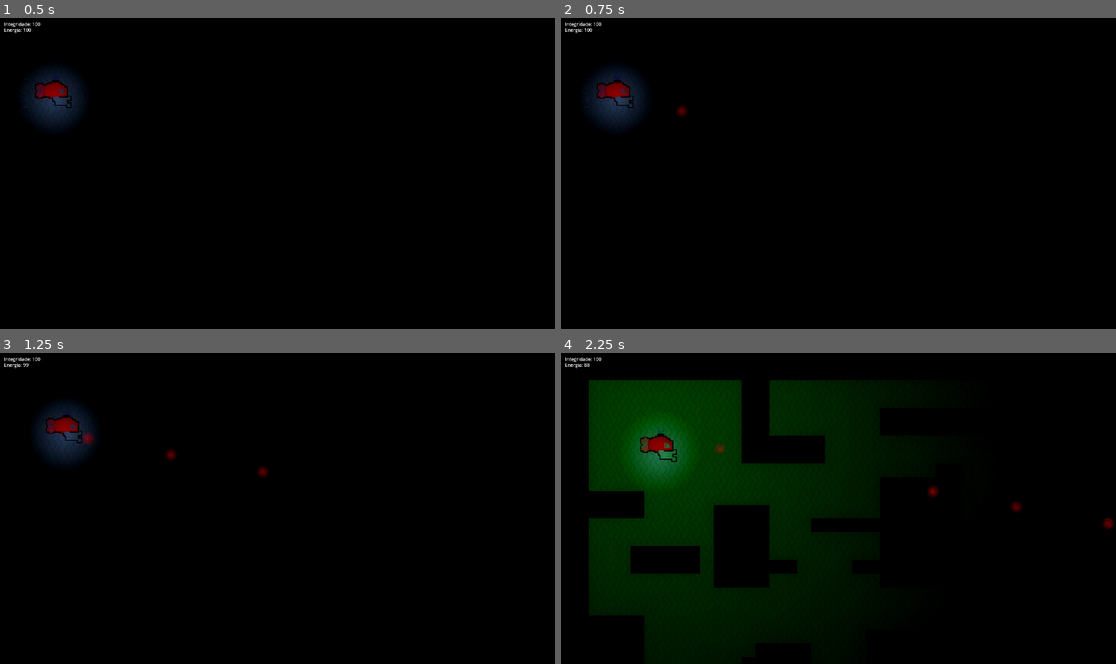
Above: before the commit, frames 1-4 (two rows, left to right).
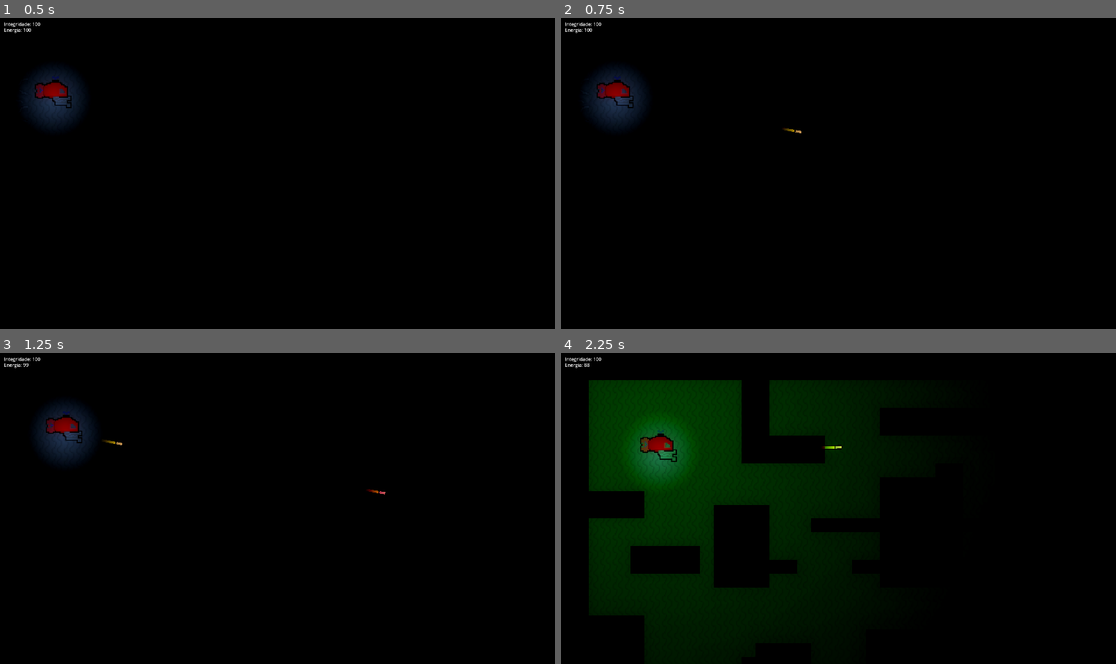
Above: after the commit, the same moments.

Repository: LitheFulminare/subechoXP3
Game: Godot game, scene res://Scenes/Layouts/Main 1.tscn
Two runs of this game, one before a commit and one after it. Both use one fixed random seed, a clock stepped at 60 frames per second and the inputs below.
Inputs (mouse positions are in pixels of both pictures, inside the frame that each line leads up to):
- Up to frame 1 (0.5 s): no input
- Up to frame 2 (0.75 s): tap Enter at 0.5 s; move the mouse to (960, 157) at 0.52 s; press the mouse at (960, 157) at 0.53 s; hold D (Right) from 0.53 s (still down)
- Up to frame 3 (1.25 s): keep holding D (Right)
- Up to frame 4 (2.25 s): move the mouse to (727, 524) at 1.27 s; release D (Right) at 1.28 s; release the mouse at (727, 524) at 1.28 s; hold S (Down) 1.28-2.03 s; tap F (Sonar) at 1.35 s; move the mouse to (894, 440) at 2.02 s; press the mouse at (894, 440) at 2.03 s; hold D (Right) from 2.03 s (still down)

Frame 1 is identical in both runs. In frame 2, less than 0.1% of the frame differs, in the area x 20-44%, y 28-38%; in frame 3, 0.2%; in frame 4, 0.3%, in the area x 27-100%, y 29-57%.

Commit message:
sprite e luz do projetil

Diff:
--- a/Scenes/Player_e_misc/Particulas e projéteis/Tiro 1.gd
+++ b/Scenes/Player_e_misc/Particulas e projéteis/Tiro 1.gd
@@ -1,6 +1,6 @@
 extends Area2D
 
-var speed = 1000
+var speed = 3000
 
 var direction = Vector2.ZERO
 
--- a/Scenes/Player_e_misc/Particulas e projéteis/Tiro 1.tscn
+++ b/Scenes/Player_e_misc/Particulas e projéteis/Tiro 1.tscn
@@ -1,18 +1,19 @@
-[gd_scene load_steps=5 format=3 uid="uid://g0ri21kidd5o"]
+[gd_scene load_steps=6 format=3 uid="uid://g0ri21kidd5o"]
 
 [ext_resource type="Script" path="res://Scenes/Player_e_misc/Particulas e projéteis/Tiro 1.gd" id="1_5r667"]
+[ext_resource type="Texture2D" uid="uid://b8xnl337pdvex" path="res://sprites/Projeteis e partículas/bala_rapida.png" id="2_58pq1"]
 
 [sub_resource type="Gradient" id="Gradient_58ohc"]
-colors = PackedColorArray(1, 0, 0, 1, 0, 0, 0, 1)
+offsets = PackedFloat32Array(0.00649351, 1)
+colors = PackedColorArray(1, 1, 1, 1, 0, 0, 0, 1)
 
 [sub_resource type="GradientTexture2D" id="GradientTexture2D_ltj45"]
 gradient = SubResource("Gradient_58ohc")
-fill = 1
-fill_from = Vector2(0.5, 0.5)
-fill_to = Vector2(1, 0.5)
+fill_from = Vector2(1, 0.509174)
+fill_to = Vector2(0, 0.518349)
 
-[sub_resource type="CircleShape2D" id="CircleShape2D_dq8nn"]
-radius = 25.7099
+[sub_resource type="RectangleShape2D" id="RectangleShape2D_h7iu3"]
+size = Vector2(80, 16)
 
 [node name="Tiro1" type="Area2D"]
 position = Vector2(376, 148)
@@ -21,11 +22,17 @@
 script = ExtResource("1_5r667")
 metadata/_edit_group_ = true
 
+[node name="Sprite2D" type="Sprite2D" parent="."]
+scale = Vector2(4, 4)
+texture = ExtResource("2_58pq1")
+
 [node name="PointLight2D" type="PointLight2D" parent="."]
 light_mask = 3
-scale = Vector2(0.801, 0.801)
+position = Vector2(6.00002, 7.86781e-06)
+scale = Vector2(1.1875, 0.125)
 range_item_cull_mask = 3
 texture = SubResource("GradientTexture2D_ltj45")
 
 [node name="CollisionShape2D" type="CollisionShape2D" parent="."]
-shape = SubResource("CircleShape2D_dq8nn")
+position = Vector2(4, 0)
+shape = SubResource("RectangleShape2D_h7iu3")
--- a/Scenes/Player_e_misc/Player/player.tscn
+++ b/Scenes/Player_e_misc/Player/player.tscn
@@ -121,22 +121,25 @@
 texture_scale = 0.25
 
 [node name="Spawn Tiro 1" type="Marker2D" parent="."]
-position = Vector2(52, 24)
+position = Vector2(65, 24)
 
 [node name="Colisão Geral" type="CollisionPolygon2D" parent="."]
 position = Vector2(-41, 5)
 rotation = 1.5708
 polygon = PackedVector2Array(-39, 1.00012, -51.0001, -34.9998, -71.0001, -34.9998, -71.0002, -58.9998, -51.0002, -58.9998, -39.0003, -82.9999, -35.0003, -82.9999, -35.0003, -90.9999, 8.99966, -91.0001, 8.99991, -23.0001, 4.99991, -23.0001, 4.99997, -7.00006, 0.999969, -7, 1, 1)
+metadata/_edit_lock_ = true
 
 [node name="Colisão arma 1" type="CollisionPolygon2D" parent="."]
 position = Vector2(25.6217, 25.9091)
 scale = Vector2(3.98686, 3.98686)
 polygon = PackedVector2Array(-5.9249, 3.03269, 4.10806, 3.03269, 4.10806, 5.03928, 9.12454, 5.03928, 9.12454, -5.99697, 6.11465, -5.99697, -8, -4, -7.93149, -0.980492, -5.9249, 0.0228043)
+metadata/_edit_lock_ = true
 
 [node name="Colisão turbina 1" type="CollisionPolygon2D" parent="."]
 position = Vector2(-45, -15)
 scale = Vector2(4.09669, 4.09669)
 polygon = PackedVector2Array(-5.1261, 6.10249, -3.1733, 6.10249, -3.17329, 7.07888, 1.70869, 7.07888, 1.70869, 6.10249, 2.68509, 6.10249, 4.63788, -5.61429, 1.70869, -6.59068, -3.17329, -6.59068, -5.1261, -5.61429)
+metadata/_edit_lock_ = true
 
 [connection signal="timeout" from="Energy timer" to="." method="_on_energy_timer_timeout"]
 [connection signal="timeout" from="Sonar cooldown" to="." method="_on_sonar_cooldown_timeout"]
Binary file added: sprites/Projeteis e partículas/bala_lenta.png
Not shown, added: sprites/Projeteis e partículas/bala_lenta.png.import
Binary file added: sprites/Projeteis e partículas/bala_rapida.png
Not shown, added: sprites/Projeteis e partículas/bala_rapida.png.import
